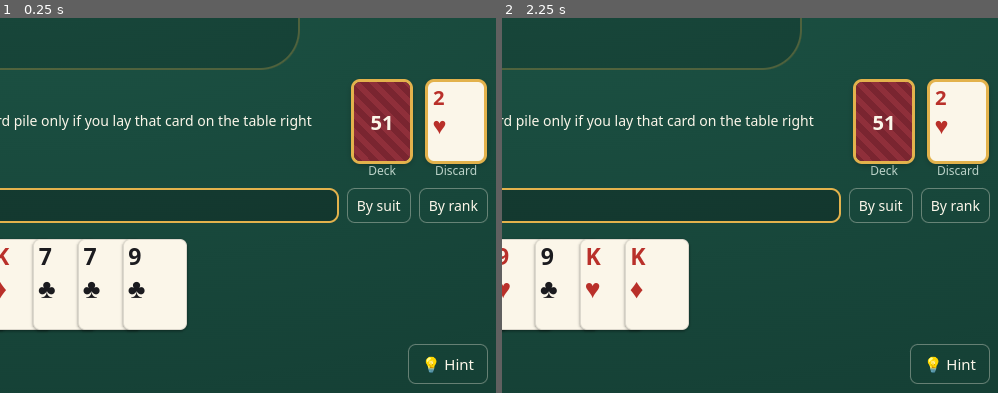
Above: before the commit, frames 1-2 (left to right).
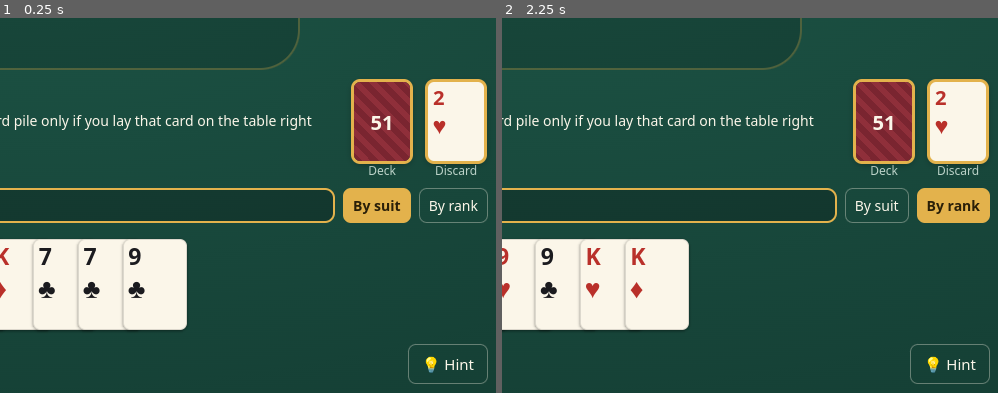
Above: after the commit, the same moments.

Repository: grayasb/game51
Game: browser game, page index.html
Same seed, same stepped clock (60 frames per second), same inputs: the game is played once before the commit and once after it.
Inputs (mouse positions are % of the whole screen's width and height, from its top left):
- Up to frame 1 (0.25 s): no input
- Up to frame 2 (2.25 s): click (50, 36) at 0.27 s; hold Right 1.03-1.53 s; tap Space at 1.1, 1.6, 2.1 s; hold Down 1.58-1.85 s; hold Left from 1.9 s (still down); click "By rank" at 2.02 s
The pictures show only the part of the screen within x 49-99%, y 49-99%; the shares and areas given below are measured in that part.

The runs differ from the first frame. In frame 1, 1.4% of the frame differs, in the area x 65-83%, y 45-55%; in frame 2, 1.7%, in the area x 65-99%, y 45-55%.

Commit message:
Подсветка выбранной раскладки руки
Кнопка «По мастям» или «По рангу» подсвечивается, пока раскладка
действует; новая карта встаёт на своё место. Перетаскивание карты
вручную раскладку отключает.

Co-Authored-By: Claude Fable 5.2 <noreply@anthropic.com>
Claude-Session: https://claude.ai/code/session_01YGZgzCThtu2ZvtC7PHGukW

Diff:
--- a/index.html
+++ b/index.html
@@ -30,6 +30,7 @@
 #deal{color:var(--mist);margin-right:auto;font-variant-numeric:tabular-nums}
 .btn{background:var(--gold);color:#2a1f08;border:0;border-radius:8px;padding:9px 14px;font-weight:700;min-height:40px}
 .btn.ghost{background:transparent;color:var(--ivory);box-shadow:inset 0 0 0 1px rgba(251,246,233,.35);font-weight:500}
+.btn.ghost.on{background:var(--gold);color:#2a1f08;box-shadow:none;font-weight:700}
 .btn.sm{padding:6px 10px;min-height:34px;font-size:14px}
 .btn:disabled{opacity:.38;cursor:default}
 #arena{flex:1 1 0;min-height:250px;display:grid;grid-template-columns:auto minmax(0,1fr) auto;grid-template-rows:auto minmax(0,1fr);gap:8px;padding:4px 16px}
@@ -242,7 +243,7 @@
     <div id="rightSeat"></div>
   </div>
   <div id="mid"><p id="status" aria-live="polite"></p><div id="piles"></div></div>
-  <div id="merow"><div id="me"></div><button class="btn ghost sm" data-act="sortS" data-i18n="b_sortS">По мастям</button><button class="btn ghost sm" data-act="sortR" data-i18n="b_sortR">По рангу</button></div>
+  <div id="merow"><div id="me"></div><button class="btn ghost sm" id="bSortS" data-act="sortS" data-i18n="b_sortS">По мастям</button><button class="btn ghost sm" id="bSortR" data-act="sortR" data-i18n="b_sortR">По рангу</button></div>
   <div id="hand"></div>
   <div id="bar">
     <button class="btn" id="bMeld" data-act="bMeld" data-i18n="b_meld">Выложить</button>
@@ -1059,7 +1060,7 @@
   'use strict';
   const E = window.E51, B = window.B51, I = window.I51, tr = I.tr, ME = 0, KEY = 'game51-v1';
   const BOTS = { ru: ['Айна', 'Батыр', 'Вера', 'Гена', 'Дарья'], en: ['Aina', 'Batyr', 'Vera', 'Gena', 'Darya'] };
-  let st = null, sel = new Set(), order = [], msg = '', msgErr = false, timer = null, modal = null;
+  let st = null, sel = new Set(), order = [], sortMode = null, msg = '', msgErr = false, timer = null, modal = null;
   const $ = id => document.getElementById(id);
   const esc = s => String(s).replace(/[&<>"]/g, c => ({ '&': '&amp;', '<': '&lt;', '>': '&gt;', '"': '&quot;' }[c]));
   const lbl = B.label;
@@ -1067,9 +1068,9 @@
 
   I.setLang(store.get(KEY + '-lang') || ((navigator.language || 'ru').toLowerCase().startsWith('ru') ? 'ru' : 'en'));
 
-  function save() { store.set(KEY, JSON.stringify({ st, order })); }
+  function save() { store.set(KEY, JSON.stringify({ st, order, sortMode })); }
   function load() {
-    try { const d = JSON.parse(store.get(KEY)); if (d && d.st && d.st.players && d.st.turn) { st = d.st; order = d.order || []; return true; } } catch (e) { /* нет сохранения */ }
+    try { const d = JSON.parse(store.get(KEY)); if (d && d.st && d.st.players && d.st.turn) { st = d.st; order = d.order || []; sortMode = d.sortMode === 'suit' || d.sortMode === 'rank' ? d.sortMode : null; return true; } } catch (e) { /* нет сохранения */ }
     return false;
   }
   function say(t, isErr) { msg = t || ''; msgErr = !!isErr; }
@@ -1096,14 +1097,17 @@
     st = E.newGame(ps); st.level = LEVELS.includes(level) ? level : 'normal'; store.set(KEY + '-level', st.level); E.startDeal(st);
     afterDeal();
   }
-  function afterDeal() { sel.clear(); modal = null; say(''); sortHand('suit'); save(); render(); tick(); }
+  function afterDeal() { sel.clear(); modal = null; say(''); sortHand(sortMode || 'suit'); save(); render(); tick(); }
+  // выбранная раскладка держится сама: новая карта встаёт на своё место; перетаскивание её отключает
   function sortHand(mode) {
+    sortMode = mode;
     const h = st.players[ME].hand.slice();
     const key = c => E.isJ(c) ? 9999 : (mode === 'suit' ? c.s * 20 + c.r : c.r * 10 + c.s);
     h.sort((a, b) => key(a) - key(b));
     order = h.map(c => c.id);
   }
   function myHand() {
+    if (sortMode && !(drag && drag.on)) sortHand(sortMode);
     const h = st.players[ME].hand.slice();
     const pos = id => { const i = order.indexOf(id); return i < 0 ? 1e6 + id : i; };
     h.sort((a, b) => pos(a.id) - pos(b.id));
@@ -1212,6 +1216,7 @@
     const t = st.turn, myTurn = st.phase === 'play' && t.p === ME;
     $('hand').innerHTML = myHand().map(c => cardHTML(c, 'button', (sel.has(c.id) ? 'sel ' : '') + (myTurn && t.drew === c.id ? 'new ' : '') + (drag && drag.on && drag.id === c.id ? 'drag' : ''))).join('');
     fitHand();
+    for (const [id, mode] of [['bSortS', 'suit'], ['bSortR', 'rank']]) { $(id).classList.toggle('on', sortMode === mode); $(id).setAttribute('aria-pressed', sortMode === mode); }
   }
   // на телефоне рука идёт одним рядом: чем меньше карт, тем шире шаг между ними
   function fitHand() {
@@ -1234,7 +1239,7 @@
   });
   document.addEventListener('pointermove', ev => {
     if (!drag) return;
-    if (!drag.on) { if (Math.hypot(ev.clientX - drag.x, ev.clientY - drag.y) < 10) return; drag.on = true; renderHand(); }
+    if (!drag.on) { if (Math.hypot(ev.clientX - drag.x, ev.clientY - drag.y) < 10) return; drag.on = true; sortMode = null; renderHand(); }
     const el = document.elementFromPoint(ev.clientX, ev.clientY), tgt = el && el.closest('#hand .card');
     if (!tgt) return;
     const tid = +tgt.dataset.id; if (tid === drag.id) return;
--- a/src/template.html
+++ b/src/template.html
@@ -30,6 +30,7 @@
 #deal{color:var(--mist);margin-right:auto;font-variant-numeric:tabular-nums}
 .btn{background:var(--gold);color:#2a1f08;border:0;border-radius:8px;padding:9px 14px;font-weight:700;min-height:40px}
 .btn.ghost{background:transparent;color:var(--ivory);box-shadow:inset 0 0 0 1px rgba(251,246,233,.35);font-weight:500}
+.btn.ghost.on{background:var(--gold);color:#2a1f08;box-shadow:none;font-weight:700}
 .btn.sm{padding:6px 10px;min-height:34px;font-size:14px}
 .btn:disabled{opacity:.38;cursor:default}
 #arena{flex:1 1 0;min-height:250px;display:grid;grid-template-columns:auto minmax(0,1fr) auto;grid-template-rows:auto minmax(0,1fr);gap:8px;padding:4px 16px}
@@ -242,7 +243,7 @@
     <div id="rightSeat"></div>
   </div>
   <div id="mid"><p id="status" aria-live="polite"></p><div id="piles"></div></div>
-  <div id="merow"><div id="me"></div><button class="btn ghost sm" data-act="sortS" data-i18n="b_sortS">По мастям</button><button class="btn ghost sm" data-act="sortR" data-i18n="b_sortR">По рангу</button></div>
+  <div id="merow"><div id="me"></div><button class="btn ghost sm" id="bSortS" data-act="sortS" data-i18n="b_sortS">По мастям</button><button class="btn ghost sm" id="bSortR" data-act="sortR" data-i18n="b_sortR">По рангу</button></div>
   <div id="hand"></div>
   <div id="bar">
     <button class="btn" id="bMeld" data-act="bMeld" data-i18n="b_meld">Выложить</button>
--- a/src/ui.js
+++ b/src/ui.js
@@ -2,7 +2,7 @@
   'use strict';
   const E = window.E51, B = window.B51, I = window.I51, tr = I.tr, ME = 0, KEY = 'game51-v1';
   const BOTS = { ru: ['Айна', 'Батыр', 'Вера', 'Гена', 'Дарья'], en: ['Aina', 'Batyr', 'Vera', 'Gena', 'Darya'] };
-  let st = null, sel = new Set(), order = [], msg = '', msgErr = false, timer = null, modal = null;
+  let st = null, sel = new Set(), order = [], sortMode = null, msg = '', msgErr = false, timer = null, modal = null;
   const $ = id => document.getElementById(id);
   const esc = s => String(s).replace(/[&<>"]/g, c => ({ '&': '&amp;', '<': '&lt;', '>': '&gt;', '"': '&quot;' }[c]));
   const lbl = B.label;
@@ -10,9 +10,9 @@
 
   I.setLang(store.get(KEY + '-lang') || ((navigator.language || 'ru').toLowerCase().startsWith('ru') ? 'ru' : 'en'));
 
-  function save() { store.set(KEY, JSON.stringify({ st, order })); }
+  function save() { store.set(KEY, JSON.stringify({ st, order, sortMode })); }
   function load() {
-    try { const d = JSON.parse(store.get(KEY)); if (d && d.st && d.st.players && d.st.turn) { st = d.st; order = d.order || []; return true; } } catch (e) { /* нет сохранения */ }
+    try { const d = JSON.parse(store.get(KEY)); if (d && d.st && d.st.players && d.st.turn) { st = d.st; order = d.order || []; sortMode = d.sortMode === 'suit' || d.sortMode === 'rank' ? d.sortMode : null; return true; } } catch (e) { /* нет сохранения */ }
     return false;
   }
   function say(t, isErr) { msg = t || ''; msgErr = !!isErr; }
@@ -39,14 +39,17 @@
     st = E.newGame(ps); st.level = LEVELS.includes(level) ? level : 'normal'; store.set(KEY + '-level', st.level); E.startDeal(st);
     afterDeal();
   }
-  function afterDeal() { sel.clear(); modal = null; say(''); sortHand('suit'); save(); render(); tick(); }
+  function afterDeal() { sel.clear(); modal = null; say(''); sortHand(sortMode || 'suit'); save(); render(); tick(); }
+  // выбранная раскладка держится сама: новая карта встаёт на своё место; перетаскивание её отключает
   function sortHand(mode) {
+    sortMode = mode;
     const h = st.players[ME].hand.slice();
     const key = c => E.isJ(c) ? 9999 : (mode === 'suit' ? c.s * 20 + c.r : c.r * 10 + c.s);
     h.sort((a, b) => key(a) - key(b));
     order = h.map(c => c.id);
   }
   function myHand() {
+    if (sortMode && !(drag && drag.on)) sortHand(sortMode);
     const h = st.players[ME].hand.slice();
     const pos = id => { const i = order.indexOf(id); return i < 0 ? 1e6 + id : i; };
     h.sort((a, b) => pos(a.id) - pos(b.id));
@@ -155,6 +158,7 @@
     const t = st.turn, myTurn = st.phase === 'play' && t.p === ME;
     $('hand').innerHTML = myHand().map(c => cardHTML(c, 'button', (sel.has(c.id) ? 'sel ' : '') + (myTurn && t.drew === c.id ? 'new ' : '') + (drag && drag.on && drag.id === c.id ? 'drag' : ''))).join('');
     fitHand();
+    for (const [id, mode] of [['bSortS', 'suit'], ['bSortR', 'rank']]) { $(id).classList.toggle('on', sortMode === mode); $(id).setAttribute('aria-pressed', sortMode === mode); }
   }
   // на телефоне рука идёт одним рядом: чем меньше карт, тем шире шаг между ними
   function fitHand() {
@@ -177,7 +181,7 @@
   });
   document.addEventListener('pointermove', ev => {
     if (!drag) return;
-    if (!drag.on) { if (Math.hypot(ev.clientX - drag.x, ev.clientY - drag.y) < 10) return; drag.on = true; renderHand(); }
+    if (!drag.on) { if (Math.hypot(ev.clientX - drag.x, ev.clientY - drag.y) < 10) return; drag.on = true; sortMode = null; renderHand(); }
     const el = document.elementFromPoint(ev.clientX, ev.clientY), tgt = el && el.closest('#hand .card');
     if (!tgt) return;
     const tid = +tgt.dataset.id; if (tid === drag.id) return;
